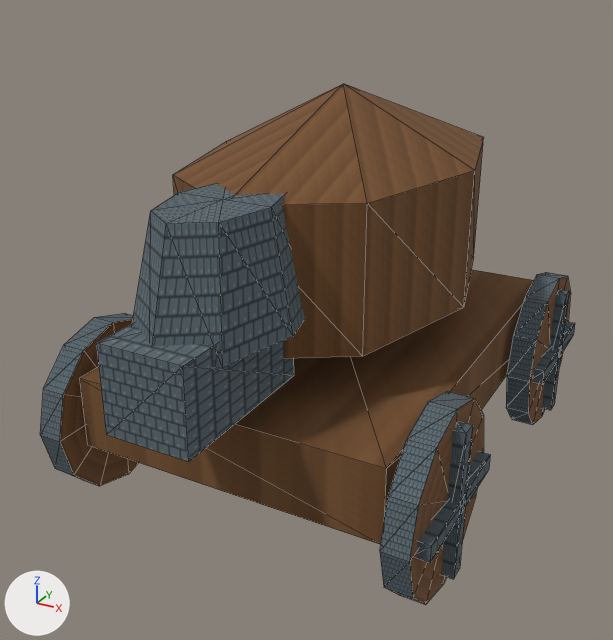
Before and after pictures for a commit that changed the glTF model app/src/main/assets/3d/field/unit-WOODEN_BEAST-lod0.glb.
The view is the same before and after, from a 50 mm lens placed at (0.355, -0.716, 0.494), pointed at (-0.005, -0.061, 0.167). The lights are fixed; the arrows at lower left show +X, +Y and +Z. The first picture is the older version. Mesh edges are drawn as thin lines. Vertices at exactly the same position are counted once.
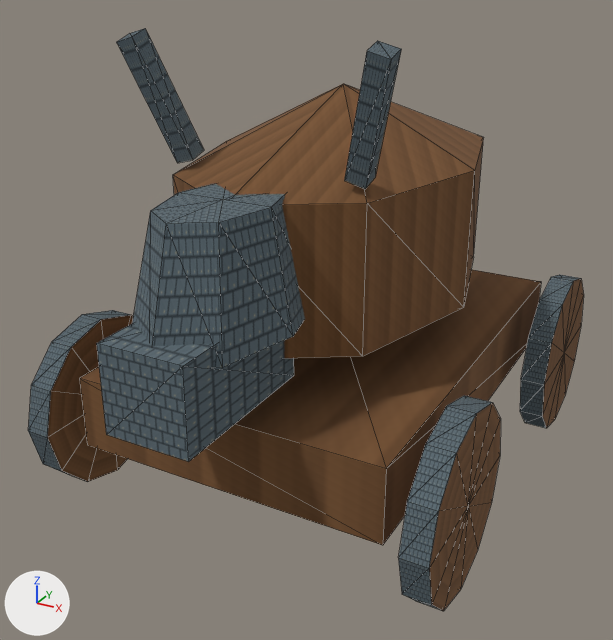
Where the change shows, as pixel boxes [x1, y1, x2, y2] in the pictures (613 x 640 px; the box of a moved part takes in the faces that stretch with it):
```json
{"object": "Mesh_0", "change": "reshaped", "before": [40, 84, 575, 605], "after": [28, 28, 584, 611], "on screen": "12% taller"}
{"part": 1, "of": "me_mesh_0", "change": "moved or reshaped", "before": [40, 313, 138, 486], "after": [28, 310, 133, 482]}
{"part": 2, "of": "me_mesh_0", "change": "moved or reshaped", "before": [506, 272, 571, 425], "after": [520, 275, 584, 428]}
{"part": 3, "of": "me_mesh_0", "change": "moved or reshaped", "before": [380, 391, 484, 605], "after": [399, 396, 501, 611]}
{"part": 4, "of": "me_mesh_0", "change": "added", "after": [117, 28, 401, 189]}
```

Edits to the scene script, one JSON object a line:
```json
{"block": "me_mesh_0", "where": "# used by ob_mesh_0; location = (0.0, 0.0, 0.0)"}
{"op": "remove", "block": "me_mesh_0", "code": "me_mesh_0.from_pydata(...)  # 237 vertices, 364 faces; spans x -0.192..0.192, y -0.31..0.245, z 0.0..0.38"}
{"op": "add", "block": "me_mesh_0", "code": "me_mesh_0.from_pydata(...)  # 269 vertices, 404 faces; spans x -0.197..0.197, y -0.31..0.245, z 0.0..0.435"}
{"block": "me_mesh_0", "change": "me_mesh_0 part 1: the loose piece of 26 vertices spanning x -0.182..-0.158, y -0.245..-0.075, z 0.0..0.17 is moved by (-0.015, 0.0, 0.0)"}
{"block": "me_mesh_0", "change": "me_mesh_0 part 2: the loose piece of 26 vertices spanning x 0.158..0.182, y 0.075..0.245, z 0.0..0.17 is moved by (0.015, 0.0, 0.0)"}
{"block": "me_mesh_0", "change": "me_mesh_0 part 3: the loose piece of 26 vertices spanning x 0.158..0.182, y -0.245..-0.075, z 0.0..0.17 is moved by (0.015, 0.0, 0.0)"}
{"block": "me_mesh_0", "change": "me_mesh_0 part 4"}
{"block": "me_mesh_0", "change": "8 vertices are added at x -0.119..0.119, y -0.169..-0.138, z 0.325..0.43"}
{"block": "me_mesh_0", "change": "8 new vertices lie (0.0, 0.017, 0.005) away from vertices in x -0.119..0.119, y -0.169..-0.138, z 0.325..0.43"}
{"block": "me_mesh_0", "change": "20 new faces join them"}
{"block": "me_mesh_0", "change": "other edits to the shape of me_mesh_0 do not show in these pictures"}
```
